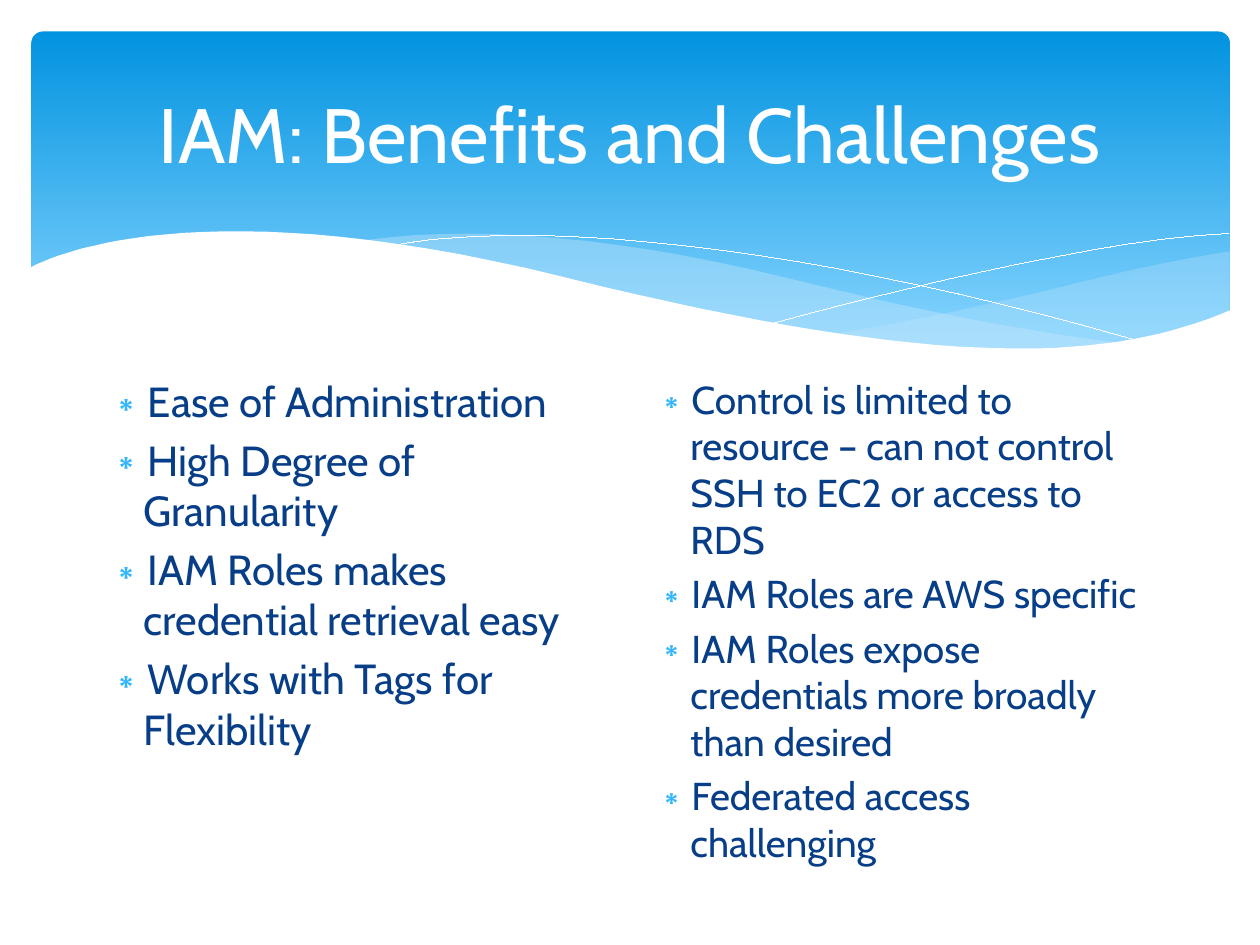
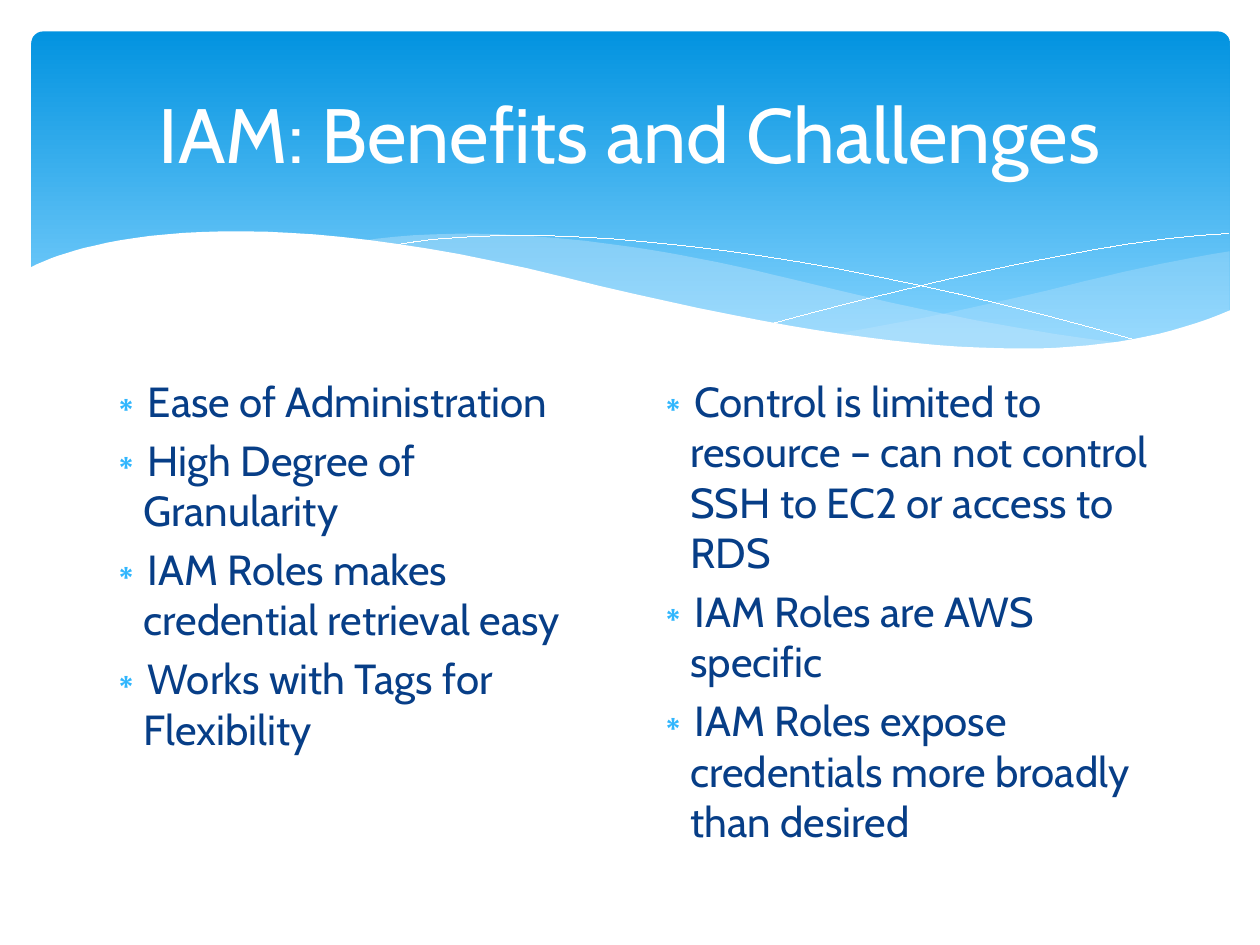
Before and after one commit to cloudavail/awstraining, a slide deck: slide 3 of aws-iam/aws-iam.pptx. Drawn at 1260x945 pixels with LibreOffice and Linux fonts; fonts in the diff are those of the drawing. Boxes give left, top, right and bottom in pixels: in the first picture for what was removed or moved away, otherwise in the second. Text is boxed around its words. In the diff, an @@ line names an element or a change of style, - is before the commit and + after.

```diff
--- a/aws-iam/aws-iam.pptx
+++ b/aws-iam/aws-iam.pptx
@@ text "Control is limited to resource ..." at (690, 385, 1148, 838): size 22.2 to 24 pt @@
@@ text at (690, 781, 970, 866): paragraph removed @@
-∗ Federated access challenging
```
Also in this commit, not shown: 1 other slide changed, 1 slide added.
